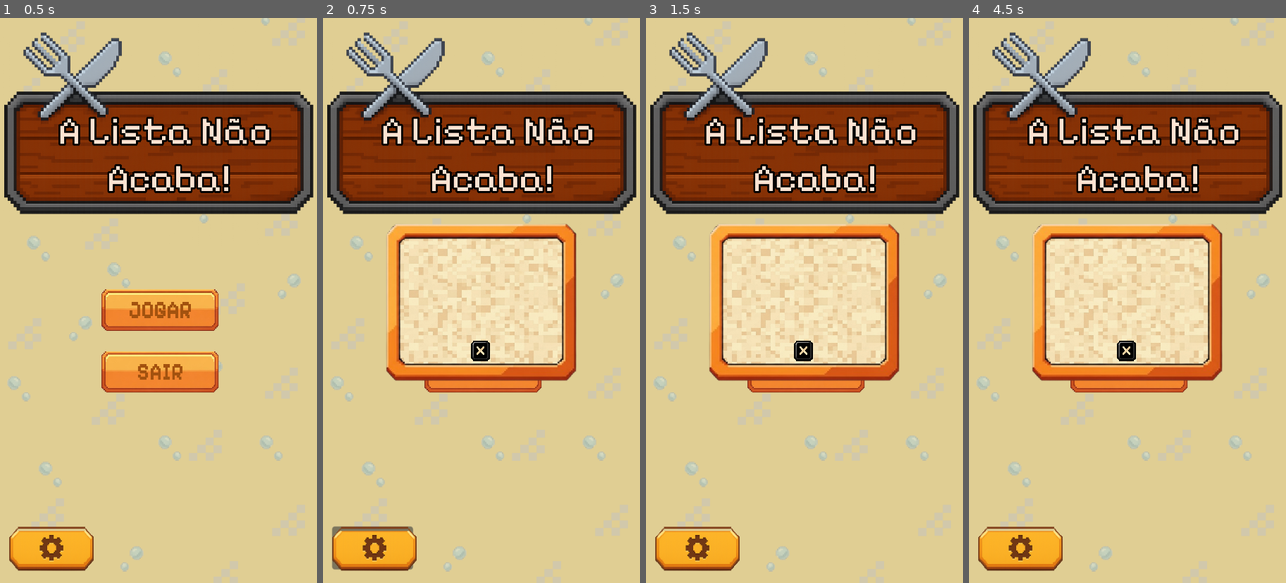
Above: before the commit, frames 1-4 (left to right).
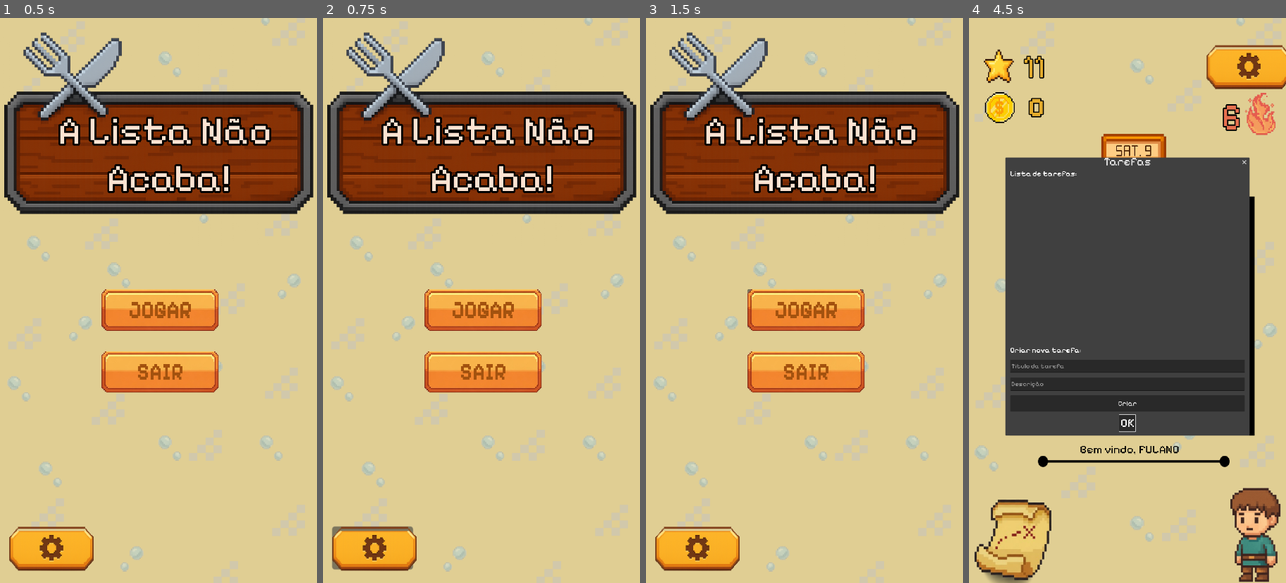
Above: after the commit, the same moments.

Repository: Guga-tab/a-lista-nao-acaba
Game: Godot game, scene res://scenes/title_screen.tscn
The game is run twice, just before and just after one commit, with the same random seed, the same clock (stepped at 60 frames per second) and the same inputs. Sound files missing from this copy of the repository are replaced by a short silence.
Inputs (mouse positions are in pixels of both pictures, inside the frame that each line leads up to):
- Up to frame 1 (0.5 s): no input
- Up to frame 2 (0.75 s): click (373, 549) at 0.5 s
- Up to frame 3 (1.5 s): click (804, 306) at 1.25 s
- Up to frame 4 (4.5 s): click (1127, 306) at 2 s; click (1127, 300) at 2.77 s; click (1127, 351) at 3.52 s; click (1149, 249) at 4.27 s

Frame 1 is identical in both runs. In frame 2, 14% of the frame differs, in the area x 20-80%, y 36-65%; in frame 3, 14%; in frame 4, 62%, in the area x 1-100%, y 0-100%.
Error after the commit: Invalid call. Nonexistent function 'finish' in base 'AudioStreamPlayer'. (res://scripts/title_screen.gd:30)

Commit message:
renomeado de sprite para assets (mais abrangente), adicionado som de fundo (link: https://youtu.be/TW9d8vYrVFQ?si=lv8SgUWiwE22hyXq e som de clique (providência própria), todos placeholders

Diff:
--- a/project.godot
+++ b/project.godot
@@ -21,7 +21,8 @@
 
 [autoload]
 
-Database="*res://scripts/database.gd"
+BackgroundSong="*uid://ckn5xa220h6dk"
+ClickSound="*uid://cx3wiwa8jj6ew"
 
 [display]
 
--- /dev/null
+++ b/scenes/background_song.tscn
@@ -0,0 +1,8 @@
+[gd_scene format=3 uid="uid://ckn5xa220h6dk"]
+
+[ext_resource type="AudioStream" uid="uid://dt1tn83yv1kx7" path="res://assets/sounds/background/musiga.mp3" id="1_bc2jd"]
+
+[node name="BackgroundSong" type="AudioStreamPlayer2D" unique_id=679220810]
+stream = ExtResource("1_bc2jd")
+volume_db = -31.103
+autoplay = true
--- a/scenes/character.tscn
+++ b/scenes/character.tscn
@@ -1,6 +1,6 @@
 [gd_scene format=3 uid="uid://bkmn5k25awrpd"]
 
-[ext_resource type="Texture2D" uid="uid://gg1cmb0nskec" path="res://sprites/buttons/character.png" id="1_53v7d"]
+[ext_resource type="Texture2D" uid="uid://biok07wnb7yfb" path="res://assets/buttons/character.png" id="1_53v7d"]
 
 [sub_resource type="StyleBoxEmpty" id="StyleBoxEmpty_qlig8"]
 
--- a/scenes/coin.tscn
+++ b/scenes/coin.tscn
@@ -1,6 +1,6 @@
 [gd_scene format=3 uid="uid://batf4mdu3hhrd"]
 
-[ext_resource type="Texture2D" uid="uid://dtq2h20osrdc7" path="res://sprites/icons/coin_icon.png" id="1_kyq3r"]
+[ext_resource type="Texture2D" uid="uid://dtq2h20osrdc7" path="res://assets/icons/coin_icon.png" id="1_kyq3r"]
 [ext_resource type="FontFile" uid="uid://bbrdd1lj6ua66" path="res://fonts/Pixelify_Sans/static/PixelifySans-Bold.ttf" id="2_5twpi"]
 
 [sub_resource type="LabelSettings" id="LabelSettings_i64fm"]
--- a/scenes/config_button.tscn
+++ b/scenes/config_button.tscn
@@ -1,6 +1,6 @@
 [gd_scene format=3 uid="uid://ckifu2pos7a0i"]
 
-[ext_resource type="Texture2D" uid="uid://cufquagonbqkw" path="res://sprites/buttons/config_button.png" id="1_2o5jp"]
+[ext_resource type="Texture2D" uid="uid://cufquagonbqkw" path="res://assets/buttons/config_button.png" id="1_2o5jp"]
 
 [sub_resource type="StyleBoxEmpty" id="StyleBoxEmpty_vwsrf"]
 
--- a/scenes/default_button.tscn
+++ b/scenes/default_button.tscn
@@ -1,6 +1,6 @@
 [gd_scene format=3 uid="uid://cofoos0b4poqc"]
 
-[ext_resource type="Texture2D" uid="uid://sgangyh26dly" path="res://sprites/buttons/default_button.png" id="1_rhj8v"]
+[ext_resource type="Texture2D" uid="uid://sgangyh26dly" path="res://assets/buttons/default_button.png" id="1_rhj8v"]
 [ext_resource type="FontFile" uid="uid://bbrdd1lj6ua66" path="res://fonts/Pixelify_Sans/static/PixelifySans-Bold.ttf" id="2_3q610"]
 
 [sub_resource type="StyleBoxEmpty" id="StyleBoxEmpty_ee4bf"]
--- a/scenes/home.tscn
+++ b/scenes/home.tscn
@@ -2,18 +2,19 @@
 
 [ext_resource type="FontFile" uid="uid://c7l28r557ls0x" path="res://fonts/Pixelify_Sans/static/PixelifySans-Medium.ttf" id="1_wa5vk"]
 [ext_resource type="Script" uid="uid://b71ahrhd6mrb4" path="res://scripts/home.gd" id="2_x5c8i"]
-[ext_resource type="Texture2D" uid="uid://c1ilp1ixxljhr" path="res://sprites/backgrounds/bg_default.png" id="3_dch01"]
+[ext_resource type="Texture2D" uid="uid://c1ilp1ixxljhr" path="res://assets/backgrounds/bg_default.png" id="3_dch01"]
 [ext_resource type="PackedScene" uid="uid://batf4mdu3hhrd" path="res://scenes/coin.tscn" id="4_mlk18"]
 [ext_resource type="PackedScene" uid="uid://dw8683kdkjrsd" path="res://scenes/star.tscn" id="5_wa5vk"]
 [ext_resource type="PackedScene" uid="uid://civos6uapbs02" path="res://scenes/offensive.tscn" id="6_x5c8i"]
-[ext_resource type="Texture2D" uid="uid://dbedh86b8jk0g" path="res://sprites/backgrounds/house.png" id="8_biiq1"]
-[ext_resource type="Texture2D" uid="uid://c1y611w2u4efy" path="res://sprites/icons/calendar.png" id="9_6g2ad"]
+[ext_resource type="Texture2D" uid="uid://dbs53i0vanfji" path="res://assets/backgrounds/house.png" id="8_biiq1"]
+[ext_resource type="Texture2D" uid="uid://d1ob5or76hajv" path="res://assets/icons/calendar.png" id="9_6g2ad"]
 [ext_resource type="FontFile" uid="uid://dncemyjponlf" path="res://fonts/Pixelify_Sans/PixelifySans-VariableFont_wght.ttf" id="9_gi00y"]
 [ext_resource type="Texture2D" uid="uid://bupujvdomej13" path="res://fonts/black_bar.png" id="9_ip4d6"]
-[ext_resource type="Texture2D" uid="uid://b3rgi08m0vdga" path="res://sprites/backgrounds/datetime_box.png" id="9_yu5fn"]
+[ext_resource type="Texture2D" uid="uid://b3rgi08m0vdga" path="res://assets/backgrounds/datetime_box.png" id="9_yu5fn"]
 [ext_resource type="PackedScene" uid="uid://japv55g355ky" path="res://scenes/map.tscn" id="10_dch01"]
 [ext_resource type="PackedScene" uid="uid://ckifu2pos7a0i" path="res://scenes/config_button.tscn" id="10_wa5vk"]
 [ext_resource type="PackedScene" uid="uid://bkmn5k25awrpd" path="res://scenes/character.tscn" id="11_1idv1"]
+[ext_resource type="AudioStream" uid="uid://b04mfdmkotnw7" path="res://assets/sounds/click_sound.mp3" id="15_rpgsi"]
 
 [sub_resource type="Theme" id="Theme_sf0on"]
 default_font = ExtResource("1_wa5vk")
@@ -172,4 +173,7 @@
 layout_mode = 0
 theme = SubResource("Theme_ommbi")
 
+[node name="click_sound" type="AudioStreamPlayer" parent="." unique_id=950624638]
+stream = ExtResource("15_rpgsi")
+
 [connection signal="pressed" from="Bg/Room/CalendarButton" to="." method="_on_calendar_button_pressed"]
--- a/scenes/map.tscn
+++ b/scenes/map.tscn
@@ -1,6 +1,6 @@
 [gd_scene format=3 uid="uid://japv55g355ky"]
 
-[ext_resource type="Texture2D" uid="uid://kx4xe4iy65p0" path="res://sprites/buttons/map.png" id="1_5hauk"]
+[ext_resource type="Texture2D" uid="uid://cq1edbyr0g33j" path="res://assets/buttons/map.png" id="1_5hauk"]
 
 [sub_resource type="StyleBoxEmpty" id="StyleBoxEmpty_ommbi"]
 
--- a/scenes/offensive.tscn
+++ b/scenes/offensive.tscn
@@ -1,6 +1,6 @@
 [gd_scene format=3 uid="uid://civos6uapbs02"]
 
-[ext_resource type="Texture2D" uid="uid://co66lmm252nkk" path="res://sprites/icons/offensive_icon.png" id="1_mhavm"]
+[ext_resource type="Texture2D" uid="uid://co66lmm252nkk" path="res://assets/icons/offensive_icon.png" id="1_mhavm"]
 [ext_resource type="FontFile" uid="uid://dncemyjponlf" path="res://fonts/Pixelify_Sans/PixelifySans-VariableFont_wght.ttf" id="2_mdfjy"]
 
 [sub_resource type="LabelSettings" id="LabelSettings_v81jl"]
--- a/scenes/pop_up.tscn
+++ b/scenes/pop_up.tscn
@@ -1,8 +1,8 @@
 [gd_scene format=3 uid="uid://dkksi682m1crl"]
 
-[ext_resource type="Texture2D" uid="uid://bm3nabjrlt5js" path="res://sprites/backgrounds/popup_painting.png" id="1_cpc1a"]
-[ext_resource type="Texture2D" uid="uid://bq660nbdrskjv" path="res://sprites/backgrounds/background_popup.jpg" id="1_gxv0h"]
-[ext_resource type="Texture2D" uid="uid://bg4y5cwe1rhg5" path="res://sprites/buttons/x_button.png" id="3_ofmyw"]
+[ext_resource type="Texture2D" uid="uid://bm3nabjrlt5js" path="res://assets/backgrounds/popup_painting.png" id="1_cpc1a"]
+[ext_resource type="Texture2D" uid="uid://davmviu62b87o" path="res://assets/backgrounds/background_popup.jpg" id="1_gxv0h"]
+[ext_resource type="Texture2D" uid="uid://b8j53vpdd4i2a" path="res://assets/buttons/x_button.png" id="3_ofmyw"]
 
 [node name="PopUp" type="Control" unique_id=446378054]
 z_index = 2
--- a/scenes/star.tscn
+++ b/scenes/star.tscn
@@ -1,6 +1,6 @@
 [gd_scene format=3 uid="uid://dw8683kdkjrsd"]
 
-[ext_resource type="Texture2D" uid="uid://cu22sw8hkstto" path="res://sprites/icons/star_icon.png" id="1_t7biv"]
+[ext_resource type="Texture2D" uid="uid://cu22sw8hkstto" path="res://assets/icons/star_icon.png" id="1_t7biv"]
 [ext_resource type="FontFile" uid="uid://dncemyjponlf" path="res://fonts/Pixelify_Sans/PixelifySans-VariableFont_wght.ttf" id="2_j6vao"]
 
 [sub_resource type="LabelSettings" id="LabelSettings_j6vao"]
--- a/scenes/title_screen.tscn
+++ b/scenes/title_screen.tscn
@@ -1,10 +1,11 @@
 [gd_scene format=3 uid="uid://bnrv3q6au201o"]
 
 [ext_resource type="Script" uid="uid://dr04khh6k77y7" path="res://scripts/title_screen.gd" id="1_mgrm8"]
-[ext_resource type="Texture2D" uid="uid://c2q287livqaut" path="res://sprites/backgrounds/bg.png" id="2_dc4i4"]
+[ext_resource type="Texture2D" uid="uid://d1mcvdnwgt5pv" path="res://assets/backgrounds/bg.png" id="2_dc4i4"]
 [ext_resource type="FontFile" uid="uid://dncemyjponlf" path="res://fonts/Pixelify_Sans/PixelifySans-VariableFont_wght.ttf" id="3_mgrm8"]
 [ext_resource type="PackedScene" uid="uid://cofoos0b4poqc" path="res://scenes/default_button.tscn" id="4_3yumr"]
 [ext_resource type="PackedScene" uid="uid://ckifu2pos7a0i" path="res://scenes/config_button.tscn" id="5_dc4i4"]
+[ext_resource type="AudioStream" uid="uid://b04mfdmkotnw7" path="res://assets/sounds/click_sound.mp3" id="6_e54dn"]
 
 [sub_resource type="LabelSettings" id="LabelSettings_s4lrb"]
 font = ExtResource("3_mgrm8")
@@ -83,6 +84,9 @@
 offset_bottom = -149.0
 grow_vertical = 0
 
+[node name="click_sound" type="AudioStreamPlayer" parent="." unique_id=1624226236]
+stream = ExtResource("6_e54dn")
+
 [connection signal="pressed" from="VBoxContainer/PlayButton" to="." method="_on_play_button_pressed"]
 [connection signal="pressed" from="VBoxContainer/ExitButton" to="." method="_on_exit_button_pressed"]
 [connection signal="pressed" from="ConfigButton" to="." method="_on_config_button_pressed"]
--- a/scripts/home.gd
+++ b/scripts/home.gd
@@ -13,6 +13,7 @@
 @onready var vbox_tasks = $VBoxTasks
 @onready var coin_label = $Bg/Coin/CoinLabel
 @onready var text_black_bar = $Bg/TextBlackBar
+@onready var click_sound = $click_sound
 
 func _ready():
 	# Up services
@@ -65,6 +66,7 @@
 # ===============================
 func _on_calendar_pressed():
 	var popup = AcceptDialog.new()
+	click_sound.play()
 	popup.title = "Tarefas"
 	popup.min_size = Vector2(420, 460)
 	add_child(popup)
@@ -113,6 +115,7 @@
 	btn_confirm.text = "Criar"
 	btn_confirm.custom_minimum_size = Vector2(0, 55)
 	btn_confirm.add_theme_font_size_override("font_size", 24)
+	btn_confirm.pressed.connect(click_sound.play)
 
 	btn_confirm.pressed.connect(
 		Callable(self, "_create_task")
--- a/scripts/title_screen.gd
+++ b/scripts/title_screen.gd
@@ -6,21 +6,27 @@
 #labels
 @onready var button_play_label = $VBoxContainer/PlayButton/TextureButton/Label
 @onready var button_exit_label = $VBoxContainer/ExitButton/TextureButton/Label
-
+@onready var click_sound = $click_sound
 func _ready():
 	#insert text in buttons
 	button_play_label.text = "JOGAR"
 	button_exit_label.text = "SAIR"
 
 func _on_play_button_pressed() -> void:
+	click_sound.play()
+	await click_sound.finished
 	print("Botão JOGAR clicado!")
 	get_tree().change_scene_to_file("res://scenes/home.tscn")
 
 func _on_exit_button_pressed() -> void:
+	click_sound.play()
+	await click_sound.finished
 	print("Botão SAIR clicado!")
 	get_tree().quit()
 
 
 func _on_config_button_pressed() -> void:
+	click_sound.play()
+	await click_sound.finish()
 	var pop_up = PopUp.instantiate()
 	add_child(pop_up)
Renamed: sprites/backgrounds/background_popup.jpg -> assets/backgrounds/background_popup.jpg
Not shown, changed: assets/backgrounds/background_popup.jpg.import
Renamed: sprites/backgrounds/bg.png -> assets/backgrounds/bg.png
Not shown, changed: assets/backgrounds/bg.png.import
Renamed: sprites/backgrounds/bg_default.png -> assets/backgrounds/bg_default.png
Not shown, changed: assets/backgrounds/bg_default.png.import
Renamed: sprites/backgrounds/datetime_box.png -> assets/backgrounds/datetime_box.png
Not shown, changed: assets/backgrounds/datetime_box.png.import
Renamed: sprites/backgrounds/house.png -> assets/backgrounds/house.png
Not shown, changed: assets/backgrounds/house.png.import
Renamed: sprites/backgrounds/popup_painting.png -> assets/backgrounds/popup_painting.png
Not shown, changed: assets/backgrounds/popup_painting.png.import
(and 28 more such lines)
